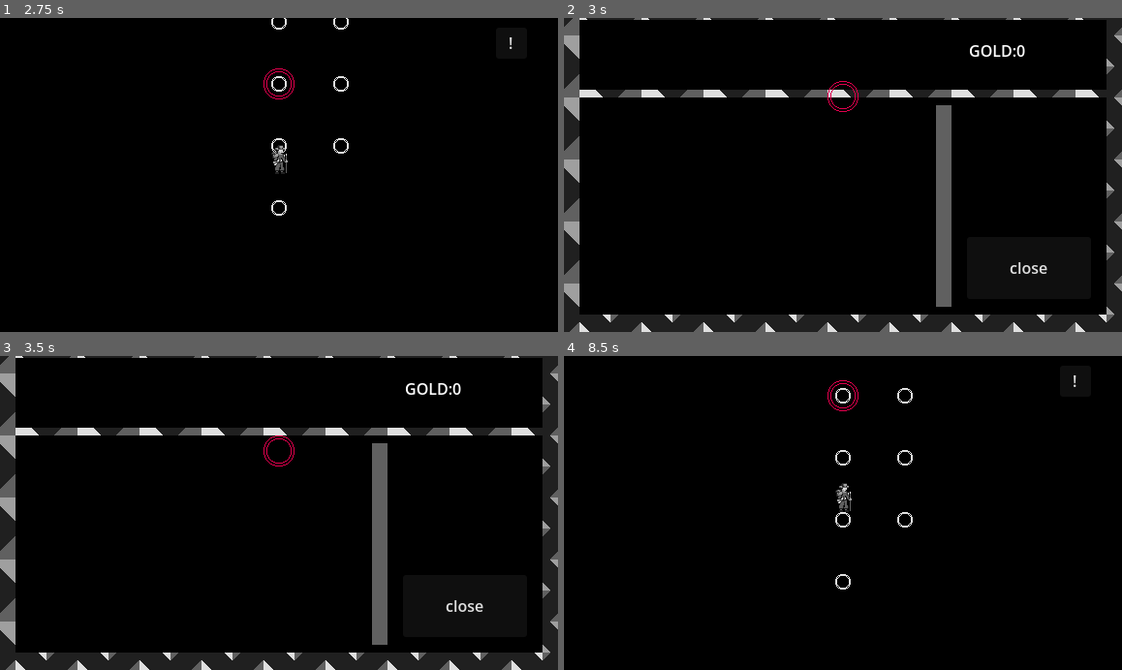
Above: before the commit, frames 1-4 (two rows, left to right).
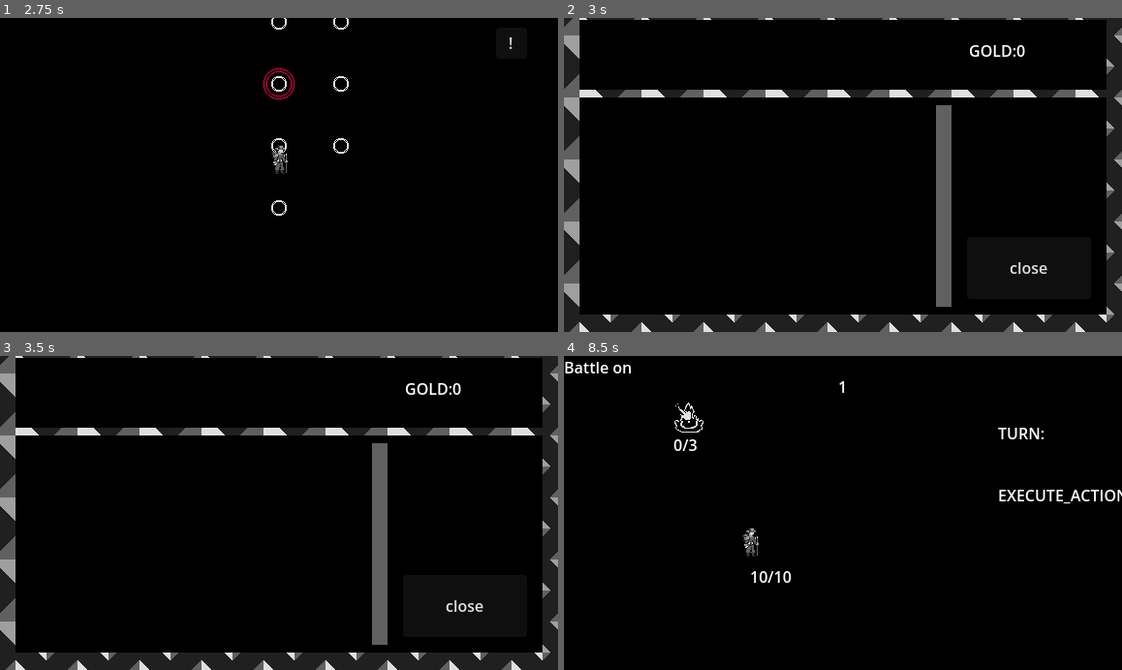
Above: after the commit, the same moments.

Repository: LidesSam/wanderer
Game: Godot game, scene res://source/scenes/main_menu.tscn
Two runs of this game, one before a commit and one after it. Both use one fixed random seed, a clock stepped at 60 frames per second and the inputs below.
Inputs (mouse positions are in pixels of both pictures, inside the frame that each line leads up to):
- Up to frame 1 (2.75 s): click "New Game" at 0.5 s; click "New Game" at 1.25 s; click "Go!" at 2 s
- Up to frame 2 (3 s): click "!" at 2.75 s
- Up to frame 3 (3.5 s): no input
- Up to frame 4 (8.5 s): click "Go!" at 3.5 s; click "NEXT" at 4.25 s; click "NEXT" at 5 s; click "!" at 5.75 s; click "hit" at 6.5 s; click (686, 465) at 7.25 s; tap Enter at 8 s

Frame 1 is identical in both runs. In frame 2, less than 0.1% of the frame differs, in the area x 47-53%, y 20-30%; in frame 3, less than 0.1%; in frame 4, 1.9%, in the area x 0-100%, y 1-75%.

Commit message:
new freature: foe die animation addition and diosplay before end battle

Diff:
--- a/source/battle/execute_action.gd
+++ b/source/battle/execute_action.gd
@@ -21,12 +21,9 @@
 		if(rollcrit):
 			print("exe")
 			actowner.roll_crit_dice(trigger_action.bind(actowner))
-
 		else:
 			action.call()
-
 	rollcrit = false
-	pass
 
 # Called every frame. 'delta' is the elapsed time since the previous frame.
 func _process(delta):
--- a/source/elements/battle/char_battle.gd
+++ b/source/elements/battle/char_battle.gd
@@ -50,3 +50,6 @@
 	lp-=point
 	if(point>0):
 		$AnimEffect.play("lp_shake")
+
+func animation_is_running():
+	return $AnimEffect.is_playing()
--- a/source/elements/battle/foe.gd
+++ b/source/elements/battle/foe.gd
@@ -6,7 +6,7 @@
 var maxlp=3
 var actionEnd=false
 var selectCallback
-
+var foename="slime"
 
 # Called when the node enters the scene tree for the first time.
 func _ready():
@@ -23,20 +23,24 @@
 func set_rand_foe():
 	var r=randi()%6
 	print("rfope:",r)
+
 	match (r):
 		1, 2: #33.5
+			foename="board"
 			$spr.play("board")
 			maxlp=4
 			atk=2
 			print("board")
 		3:#16.5
 
+			foename="eye"
 			$spr.play("eye")
 			maxlp=3
 			atk=3
 			print("eye")
 		_:#50%
 
+			foename="slime"
 			$spr.play("slime")
 			maxlp=3
 			atk=1
@@ -62,13 +66,13 @@
 			$select.show()
 
 func hurt(points):
-	$AnimSprEffect.play("impact")
+	$AnimEffect.play("impact")
 	lp-=points
 	print("hurt lp left:",lp)
 
 	if(lp<=0):
 		lp=0
-		hide()
+		$spr.play(str(foename,"-die"))
 	update_lp()
 
 
@@ -76,3 +80,9 @@
 	$select.hide()
 	selectCallback.call()
 	pass # Replace with function body.
+
+func animation_is_running():
+	if(lp<=0):
+		return $AnimEffect.is_playing()  and $spr.is_playing()
+	else:
+		return $AnimEffect.is_playing()
--- a/source/elements/battle/foe.tscn
+++ b/source/elements/battle/foe.tscn
@@ -1,22 +1,61 @@
-[gd_scene load_steps=10 format=3 uid="uid://r4eqdsxw6k4t"]
+[gd_scene load_steps=22 format=3 uid="uid://r4eqdsxw6k4t"]
 
 [ext_resource type="Texture2D" uid="uid://c71oxm286n832" path="res://assets/sprites/foes/foes.png" id="1_hnrjv"]
 [ext_resource type="Script" path="res://source/elements/battle/foe.gd" id="1_nujxv"]
+[ext_resource type="Texture2D" uid="uid://cy74p4twnfcc3" path="res://assets/sprites/foes/board-foe.png" id="3_gs117"]
 [ext_resource type="Texture2D" uid="uid://e5ql36xbnlac" path="res://assets/sprites/map/map-dot/map_dot_0.png" id="3_ocl6l"]
 [ext_resource type="Texture2D" uid="uid://cyhqjqvxereep" path="res://assets/sprites/map/map-dot/map_dot_1.png" id="4_5w5ue"]
+[ext_resource type="Texture2D" uid="uid://pbwjqsrwxils" path="res://assets/sprites/foes/evil-eye-foe.png" id="4_niof5"]
+[ext_resource type="Texture2D" uid="uid://bjx134h3e3vk0" path="res://assets/sprites/foes/slime-foe.png" id="5_idwmg"]
 [ext_resource type="SpriteFrames" uid="uid://bmpohyhj4yaa4" path="res://assets/sprites/effects/battle_char_effect_sprr.tres" id="5_v72su"]
 
 [sub_resource type="AtlasTexture" id="AtlasTexture_m8vqj"]
 atlas = ExtResource("1_hnrjv")
 region = Rect2(32, 0, 32, 32)
 
+[sub_resource type="AtlasTexture" id="AtlasTexture_0pg65"]
+atlas = ExtResource("3_gs117")
+region = Rect2(0, 0, 32, 32)
+
+[sub_resource type="AtlasTexture" id="AtlasTexture_stiyp"]
+atlas = ExtResource("3_gs117")
+region = Rect2(32, 0, 32, 32)
+
+[sub_resource type="AtlasTexture" id="AtlasTexture_r85m4"]
+atlas = ExtResource("3_gs117")
+region = Rect2(64, 0, 32, 32)
+
 [sub_resource type="AtlasTexture" id="AtlasTexture_yprj1"]
 atlas = ExtResource("1_hnrjv")
 region = Rect2(64, 0, 32, 32)
 
-[sub_resource type="AtlasTexture" id="AtlasTexture_1n1bt"]
-atlas = ExtResource("1_hnrjv")
+[sub_resource type="AtlasTexture" id="AtlasTexture_sqp5h"]
+atlas = ExtResource("4_niof5")
 region = Rect2(0, 0, 32, 32)
+
+[sub_resource type="AtlasTexture" id="AtlasTexture_yjgvk"]
+atlas = ExtResource("4_niof5")
+region = Rect2(32, 0, 32, 32)
+
+[sub_resource type="AtlasTexture" id="AtlasTexture_8sdoa"]
+atlas = ExtResource("4_niof5")
+region = Rect2(64, 0, 32, 32)
+
+[sub_resource type="AtlasTexture" id="AtlasTexture_socsy"]
+atlas = ExtResource("5_idwmg")
+region = Rect2(0, 0, 32, 32)
+
+[sub_resource type="AtlasTexture" id="AtlasTexture_p0aog"]
+atlas = ExtResource("5_idwmg")
+region = Rect2(0, 0, 32, 32)
+
+[sub_resource type="AtlasTexture" id="AtlasTexture_qs0lv"]
+atlas = ExtResource("5_idwmg")
+region = Rect2(32, 0, 32, 32)
+
+[sub_resource type="AtlasTexture" id="AtlasTexture_6kdjw"]
+atlas = ExtResource("5_idwmg")
+region = Rect2(64, 0, 32, 32)
 
 [sub_resource type="SpriteFrames" id="SpriteFrames_k04m5"]
 animations = [{
@@ -24,25 +63,91 @@
 "duration": 1.0,
 "texture": SubResource("AtlasTexture_m8vqj")
 }],
-"loop": true,
+"loop": false,
 "name": &"board",
+"speed": 5.0
+}, {
+"frames": [{
+"duration": 1.0,
+"texture": SubResource("AtlasTexture_0pg65")
+}, {
+"duration": 1.0,
+"texture": SubResource("AtlasTexture_stiyp")
+}, {
+"duration": 1.0,
+"texture": SubResource("AtlasTexture_0pg65")
+}, {
+"duration": 1.0,
+"texture": SubResource("AtlasTexture_stiyp")
+}, {
+"duration": 6.0,
+"texture": SubResource("AtlasTexture_r85m4")
+}, {
+"duration": 1.0,
+"texture": SubResource("AtlasTexture_r85m4")
+}],
+"loop": false,
+"name": &"board-die",
 "speed": 5.0
 }, {
 "frames": [{
 "duration": 1.0,
 "texture": SubResource("AtlasTexture_yprj1")
 }],
-"loop": true,
+"loop": false,
 "name": &"eye",
 "speed": 5.0
 }, {
 "frames": [{
 "duration": 1.0,
-"texture": SubResource("AtlasTexture_1n1bt")
+"texture": SubResource("AtlasTexture_sqp5h")
+}, {
+"duration": 1.0,
+"texture": SubResource("AtlasTexture_yjgvk")
+}, {
+"duration": 2.0,
+"texture": SubResource("AtlasTexture_8sdoa")
+}, {
+"duration": 1.0,
+"texture": SubResource("AtlasTexture_yjgvk")
+}, {
+"duration": 6.0,
+"texture": SubResource("AtlasTexture_8sdoa")
+}, {
+"duration": 1.0,
+"texture": SubResource("AtlasTexture_8sdoa")
 }],
-"loop": true,
+"loop": false,
+"name": &"eye-die",
+"speed": 5.0
+}, {
+"frames": [{
+"duration": 1.0,
+"texture": SubResource("AtlasTexture_socsy")
+}],
+"loop": false,
 "name": &"slime",
 "speed": 5.0
+}, {
+"frames": [{
+"duration": 1.0,
+"texture": SubResource("AtlasTexture_p0aog")
+}, {
+"duration": 3.0,
+"texture": SubResource("AtlasTexture_qs0lv")
+}, {
+"duration": 1.0,
+"texture": SubResource("AtlasTexture_p0aog")
+}, {
+"duration": 6.0,
+"texture": SubResource("AtlasTexture_6kdjw")
+}, {
+"duration": 1.0,
+"texture": SubResource("AtlasTexture_6kdjw")
+}],
+"loop": false,
+"name": &"slime-die",
+"speed": 10.0
 }]
 
 [node name="foe" type="Node2D"]
@@ -50,7 +155,7 @@
 
 [node name="spr" type="AnimatedSprite2D" parent="."]
 sprite_frames = SubResource("SpriteFrames_k04m5")
-animation = &"slime"
+animation = &"slime-die"
 
 [node name="lpLabel" type="Label" parent="."]
 offset_left = -16.0
@@ -67,7 +172,7 @@
 texture_normal = ExtResource("3_ocl6l")
 texture_pressed = ExtResource("4_5w5ue")
 
-[node name="AnimSprEffect" type="AnimatedSprite2D" parent="."]
+[node name="AnimEffect" type="AnimatedSprite2D" parent="."]
 sprite_frames = ExtResource("5_v72su")
 
 [connection signal="pressed" from="select" to="." method="_on_select_pressed"]
--- a/source/scenes/battle.gd
+++ b/source/scenes/battle.gd
@@ -49,15 +49,35 @@
 	fsm.startState()
 	pass # Replace with function body.
 
+
+
+
+func start_battle():
+	$actleft.text="0"
+	show()
+
+
+
+# Called every frame. 'delta' is the elapsed time since the previous frame.
+func _process(delta):
+	fsm.fsmUpdate(delta)
+	pass
+
+
+#fsm conditions
+
 func execute_action_now():
 	return quickAction
 
 func victory():
 	var foeDefeated=true
+	var animation_ended=true
 	for foe in $foes.get_children():
 		if  foe.lp>=1:
 			foeDefeated=false
-	return foeDefeated and onBattle
+		if foe.animation_is_running():
+			animation_ended=false
+	return animation_ended and foeDefeated and onBattle
 
 func no_action_left():
 	return partyActions<=0
@@ -70,23 +90,12 @@
 
 func all_selected():
 	return $fsm/target_select.toSelect <= action_targets.size()
+
 func on_battle():
 	return onBattle
 
 func out_battle():
 	return !onBattle
-
-func start_battle():
-	$actleft.text="0"
-	show()
-
-
-
-# Called every frame. 'delta' is the elapsed time since the previous frame.
-func _process(delta):
-	fsm.fsmUpdate(delta)
-	pass
-
 func next_turn(nextTurn):
 	turn=nextTurn
 
@@ -95,7 +104,11 @@
 	pass
 
 func next_turn_is_foe():
-	return  turn== FOE_TURN
+	var animation_ended=true
+	for foe in $foes.get_children():
+		if foe.animation_is_running():
+			animation_ended=false
+	return animation_ended  and turn== FOE_TURN
 
 
 #replace for:
--- a/source/scenes/world.tscn
+++ b/source/scenes/world.tscn
@@ -18,6 +18,10 @@
 locations = NodePath("../locations")
 
 [node name="locations" type="Node2D" parent="."]
+
+[node name="cursorLoc" type="Sprite2D" parent="."]
+modulate = Color(1, 0, 0.341176, 1)
+texture = ExtResource("4_x345q")
 
 [node name="actors" type="Node2D" parent="."]
 
@@ -73,10 +77,6 @@
 offset_bottom = 233.0
 text = "Go to Title"
 
-[node name="cursorLoc" type="Sprite2D" parent="."]
-modulate = Color(1, 0, 0.341176, 1)
-texture = ExtResource("4_x345q")
-
 [node name="fsm" type="Node" parent="."]
 script = ExtResource("5_557a5")
 
Binary file added: assets/sprites/foes/board-foe.png
Not shown, added: assets/sprites/foes/board-foe.png.import
Binary file added: assets/sprites/foes/evil-eye-foe.png
Not shown, added: assets/sprites/foes/evil-eye-foe.png.import
Binary file added: assets/sprites/foes/slime-foe.png
Not shown, added: assets/sprites/foes/slime-foe.png.import
